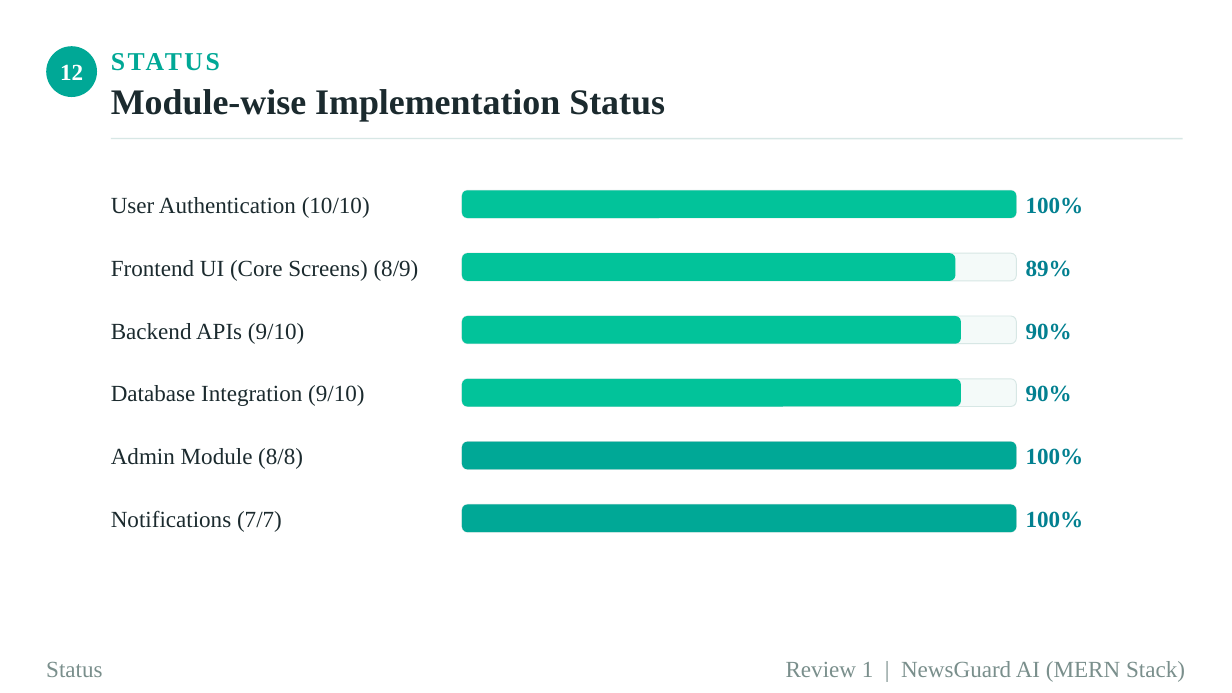
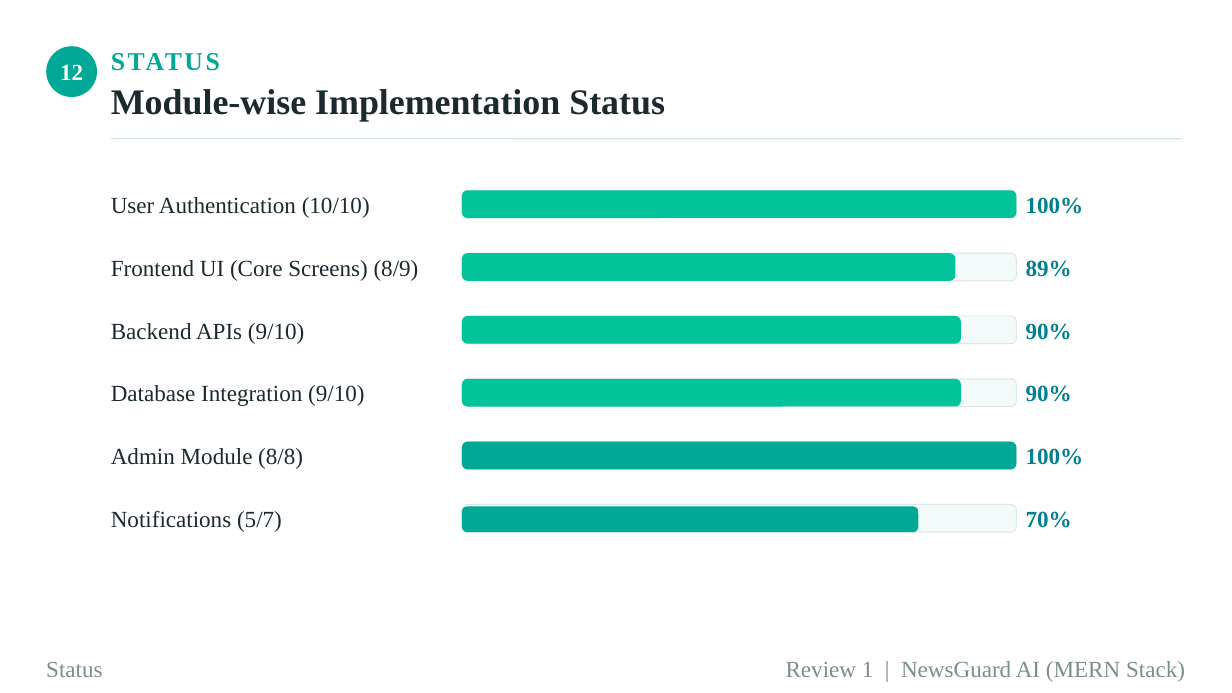
Before and after one commit to SanjayGoffl/TruthLens, a slide deck: slide 14 of Combined Review - NewsGuard AI.pptx (slide 13 before the commit). Drawn at 1232x693 pixels with LibreOffice and Linux fonts; fonts in the diff are those of the drawing. Boxes give left, top, right and bottom in pixels: in the first picture for what was removed or moved away, otherwise in the second. Text is boxed around its words. In the diff, an @@ line names an element or a change of style, - is before the commit and + after.

```diff
--- a/Combined Review - NewsGuard AI.pptx
+++ b/Combined Review - NewsGuard AI.pptx
@@ rounded rectangle: place and size @@
-rounded rectangle at bbox=[462, 505, 1017, 532]
+rounded rectangle at bbox=[462, 506, 919, 532]
@@ text at bbox=[111, 510, 282, 532]: text changed @@
-Notifications (7/7)
+Notifications (5/7)
@@ text at bbox=[1026, 511, 1072, 528]: text changed @@
-100%
+70%
```
Also in this commit, not shown: 7 other slides changed, 1 slide added, 17 other files.
